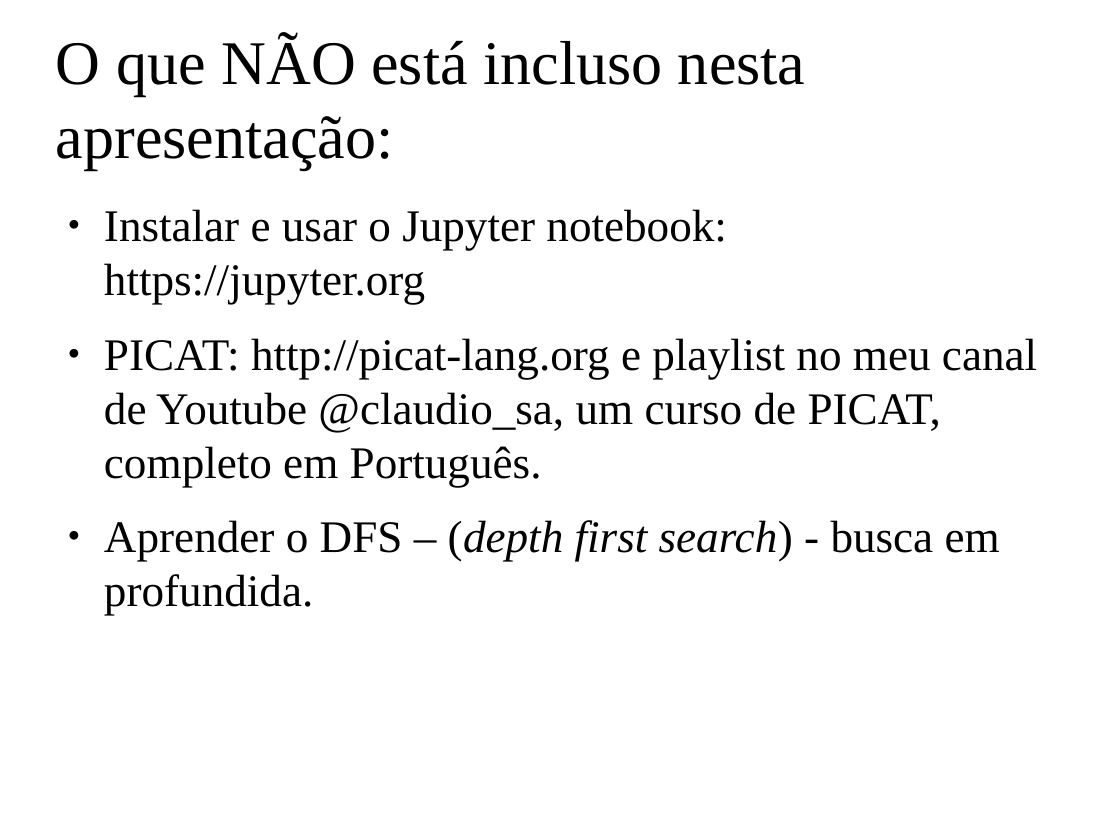
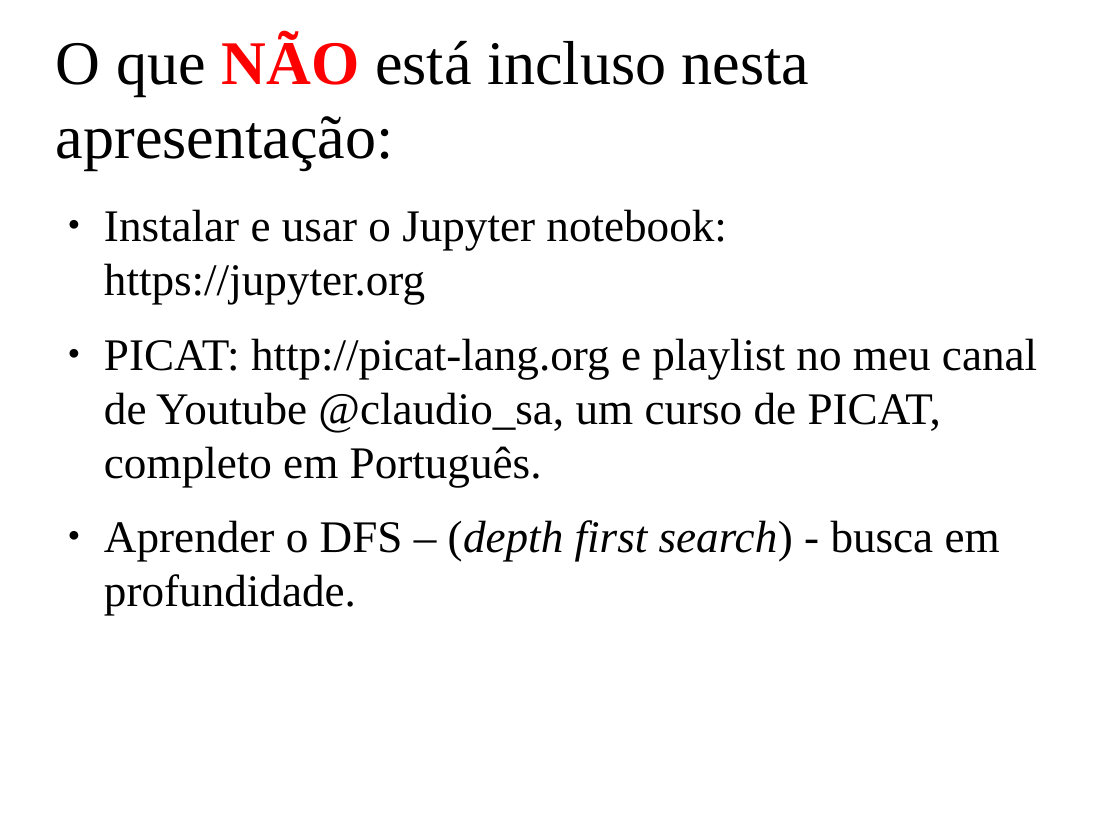
Before and after one commit to claudiosa/CCS, a slide deck: slide 7 of picat/YOUTUBE_dfs_jupyter_picat/slides_picat_jupyter_dfs.odp (slide 6 before the commit). Drawn at 1120x840 pixels with LibreOffice and Linux fonts; fonts in the diff are those of the drawing; background and template pictures are left out. Boxes give left, top, right and bottom in pixels: in the first picture for what was removed or moved away, otherwise in the second. Text is boxed around its words. In the diff, an @@ line names an element or a change of style, - is before the commit and + after.

```diff
--- a/picat/YOUTUBE_dfs_jupyter_picat/slides_picat_jupyter_dfs.odp
+++ b/picat/YOUTUBE_dfs_jupyter_picat/slides_picat_jupyter_dfs.odp
@@ title "O que NÃO está incluso ..." at [56,35,809,170]: text colour #000000 to #FF0000, bold on in "NÃO" @@
@@ text at [104,520,1000,616]: text changed @@
-● Aprender o DFS – (depth first search) - busca em profundida.
+● Aprender o DFS – (depth first search) - busca em profundidade.
```
Also in this commit, not shown: 5 other slides changed, 7 slides added, 13 slides removed, 20 other files.
